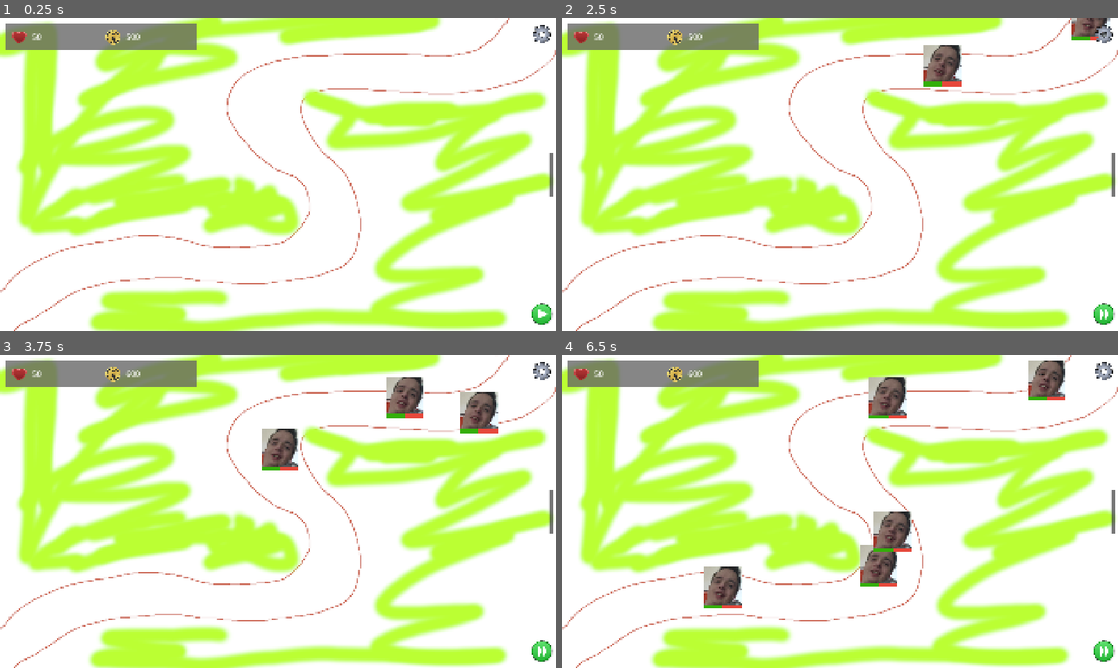
Above: before the commit, frames 1-4 (two rows, left to right).
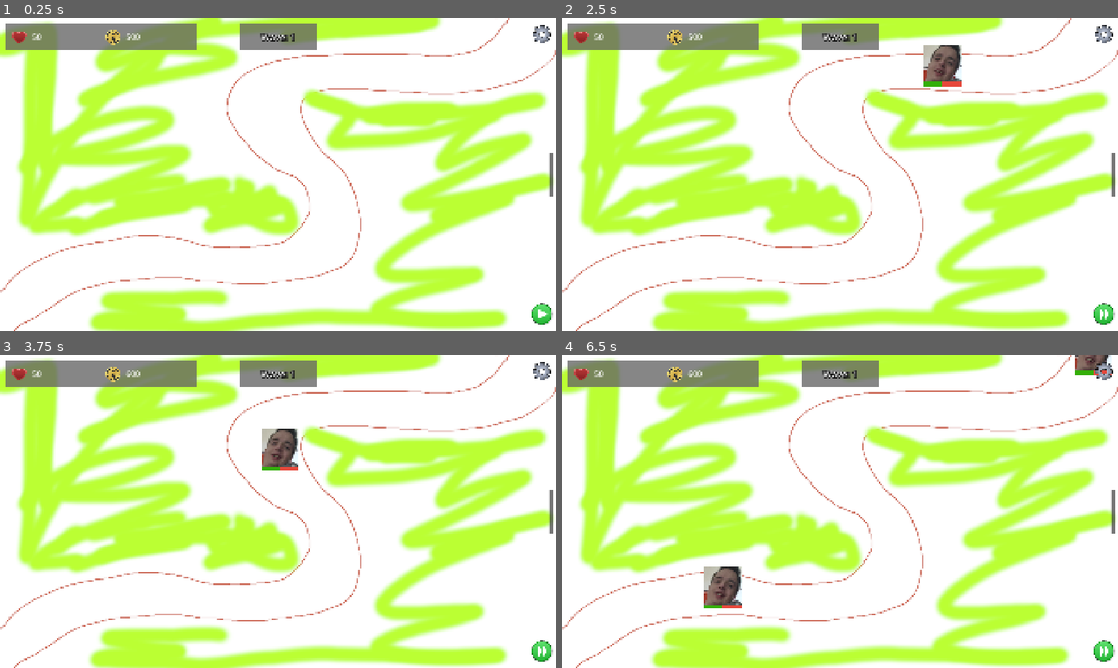
Above: after the commit, the same moments.

Repository: AstroFP/BrainRot-Tower-Defense
Game: Godot game, scene res://scenes/levels/test_level.tscn
Same seed, same stepped clock (60 frames per second), same inputs: the game is played once before the commit and once after it.
Inputs (mouse positions are in pixels of both pictures, inside the frame that each line leads up to):
- Up to frame 1 (0.25 s): no input
- Up to frame 2 (2.5 s): click (1101, 312) at 0.5 s; click (1101, 312) at 1.25 s; click (1101, 312) at 2 s
- Up to frame 3 (3.75 s): move the mouse to (400, 495) at 2.77 s; tap A (add_cash) at 2.85 s; click (400, 495) at 2.92 s; drag from (166, 527) to (278, 511) at 3.52 s
- Up to frame 4 (6.5 s): move the mouse to (895, 442) at 4.27 s; tap P (sub_lives) at 4.35 s; click (895, 442) at 4.42 s; drag from (812, 574) to (901, 417) at 5.02 s; move the mouse to (1006, 558) at 5.77 s; tap O (add_lives) at 5.85 s; click (1006, 558) at 5.92 s

The runs differ from the first frame. In frame 1, 1.2% of the frame differs, in the area x 43-57%, y 1-11%; in frame 2, 1.6%; in frame 3, 2.9%; in frame 4, 4.8%, in the area x 43-99%, y 0-74%.

Commit message:
feat: Add wave display UI, and move starting wave and last wave settings to game rules

Diff:
--- a/resources/normal_difficulty.tres
+++ b/resources/normal_difficulty.tres
@@ -11,5 +11,7 @@
 game_rule_name = "Normal"
 starting_cash = 500
 starting_lives = 50
+start_wave = 1
+last_wave = 3
 available_towers = Array[ExtResource("1_e63qq")]([ExtResource("2_shvfw"), ExtResource("3_veqo5"), ExtResource("4_7d725")])
 metadata/_custom_type_script = "uid://ddp7g1d618mdv"
--- a/scenes/ui/ui.tscn
+++ b/scenes/ui/ui.tscn
@@ -10,6 +10,7 @@
 [ext_resource type="Texture2D" uid="uid://bs6obqfnecq1v" path="res://assets/sprites/ui/rotcoin.png" id="5_0dwhk"]
 [ext_resource type="Script" uid="uid://ct5j6a4vnfb62" path="res://scripts/ui/game_over_panel.gd" id="6_pfayw"]
 [ext_resource type="Script" uid="uid://dechlfp15kj8m" path="res://scripts/ui/pause_menu.gd" id="9_uegxj"]
+[ext_resource type="Script" uid="uid://b7mng3q4amihb" path="res://scripts/ui/wave_display.gd" id="11_4kltc"]
 
 [sub_resource type="StyleBoxEmpty" id="StyleBoxEmpty_y220t"]
 
@@ -374,6 +375,33 @@
 size_flags_vertical = 4
 theme_override_font_sizes/font_size = 28
 text = "Exit to menu"
+
+[node name="WaveDisplay" type="MarginContainer" parent="UIContainer/UI"]
+custom_minimum_size = Vector2(300, 130)
+layout_mode = 1
+anchors_preset = 5
+anchor_left = 0.5
+anchor_right = 0.5
+offset_left = -0.5
+offset_right = 0.5
+offset_bottom = 23.0
+grow_horizontal = 2
+theme_override_constants/margin_left = 20
+theme_override_constants/margin_top = 20
+theme_override_constants/margin_right = 20
+theme_override_constants/margin_bottom = 20
+script = ExtResource("11_4kltc")
+
+[node name="WaveDisplayBg" type="ColorRect" parent="UIContainer/UI/WaveDisplay"]
+layout_mode = 2
+color = Color(0.396078, 0.396078, 0.396078, 0.784314)
+
+[node name="WaveDisplayLabel" type="Label" parent="UIContainer/UI/WaveDisplay"]
+layout_mode = 2
+size_flags_horizontal = 4
+theme_override_constants/outline_size = 10
+theme_override_font_sizes/font_size = 32
+text = "Wave: "
 
 [connection signal="pressed" from="UIContainer/UI/TowerBuyMenuWrapper/RightMenuBtnContainer/PauseBtn" to="." method="_on_pause_btn_pressed"]
 [connection signal="pressed" from="UIContainer/UI/TowerBuyMenuWrapper/RightMenuBtnContainer/ToggleTowerBuyMenuBtn" to="UIContainer/UI/TowerBuyMenuWrapper" method="_on_toggle_tower_buy_menu_btn_pressed"]
--- a/scripts/game_manager.gd
+++ b/scripts/game_manager.gd
@@ -11,8 +11,8 @@
 
 # set wave info to local vars
 var waves = wave_info.waves
-var current_wave = wave_info.current_wave
-var max_waves = wave_info.max_waves
+var current_wave: int
+var max_waves: int
 
 # boolean flags for wave management
 var wave_in_progress = false
@@ -47,6 +47,8 @@
 	process_mode = Node.PROCESS_MODE_ALWAYS
 
 	# setup the game level
+	current_wave = game_rules.start_wave - 1
+	max_waves = game_rules.last_wave
 	setup_game_level()
 
 	# setup starting resources
@@ -129,6 +131,8 @@
 	ui.connect("unpause_game",_on_game_unpause)
 	add_child(ui)
 
+	ui.update_wave_display(game_rules.start_wave)
+
 
 func setup_tower_placement_manager():
 	tower_placement_manager = tower_placement_manager_component.instantiate()
@@ -183,8 +187,9 @@
 	if current_wave < max_waves:
 			if !wave_in_progress:
 				ui.change_play_btn_icon_to_fast_forward()
-				spawn_wave(current_wave-1)
+				spawn_wave(current_wave)
 				current_wave += 1
+				ui.update_wave_display(current_wave)
 
 
 func _on_game_pause():
--- a/scripts/resources/game_rules.gd
+++ b/scripts/resources/game_rules.gd
@@ -4,4 +4,6 @@
 @export var game_rule_name: String
 @export var starting_cash: int
 @export var starting_lives: int
+@export var start_wave : int
+@export var last_wave : int
 @export var available_towers: Array[TowerStats]
--- a/scripts/resources/wave_info.gd
+++ b/scripts/resources/wave_info.gd
@@ -30,6 +30,3 @@
 		"enemy_pattern_spawn_delay":0.0
 	},
 ]
-
-@export var current_wave := 0
-var max_waves := len(waves)
--- a/scripts/ui/ui_manager.gd
+++ b/scripts/ui/ui_manager.gd
@@ -13,6 +13,7 @@
 @onready var pause_menu_wrapper = $UIContainer/UI/PauseMenuWrapper
 @onready var pause_btn = $UIContainer/UI/TowerBuyMenuWrapper/RightMenuBtnContainer/PauseBtn
 @onready var paused_background_overlay = $PausedBackgroundOverlay
+@onready var wave_display = $UIContainer/UI/WaveDisplay
 
 var game_rules: GameRules
 
@@ -56,6 +57,9 @@
 	play_btn.change_icon_to_fast_forwad()
 
 
+func update_wave_display(wave_number: int):
+	wave_display.update_wave_display(wave_number)
+
 # signal handlers
 func _on_play_btn_pressed():
 	emit_signal("play_btn_pressed")
--- /dev/null
+++ b/scripts/ui/wave_display.gd
@@ -0,0 +1,19 @@
+extends MarginContainer
+
+@onready var wave_display_label = $WaveDisplayLabel
+
+var wave_display_str = "Wave: "
+
+# Called when the node enters the scene tree for the first time.
+func _ready():
+	wave_display_label.text = wave_display_str + "1"
+
+
+# Called every frame. 'delta' is the elapsed time since the previous frame.
+func _process(_delta):
+	pass
+
+
+func update_wave_display(wave_number: int):
+	if wave_number <= 0: wave_number = 1
+	wave_display_label.text = wave_display_str + str(wave_number)
Not shown: 1 places in scenes/ui/ui.tscn that only renumber resources
Not shown, added: scripts/ui/wave_display.gd.uid
